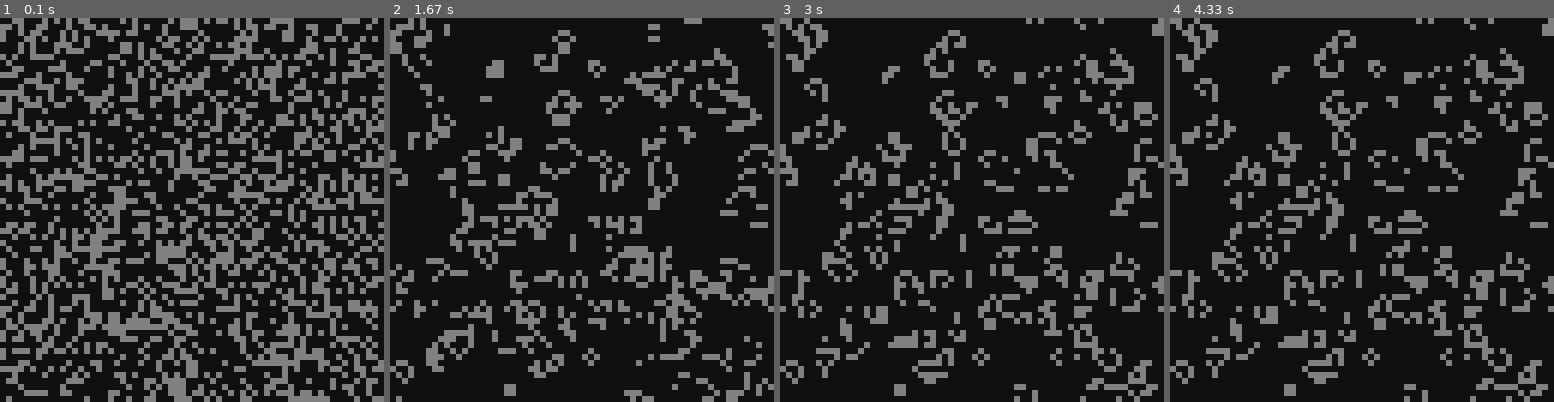
Above: before the commit, frames 1-4 (left to right).
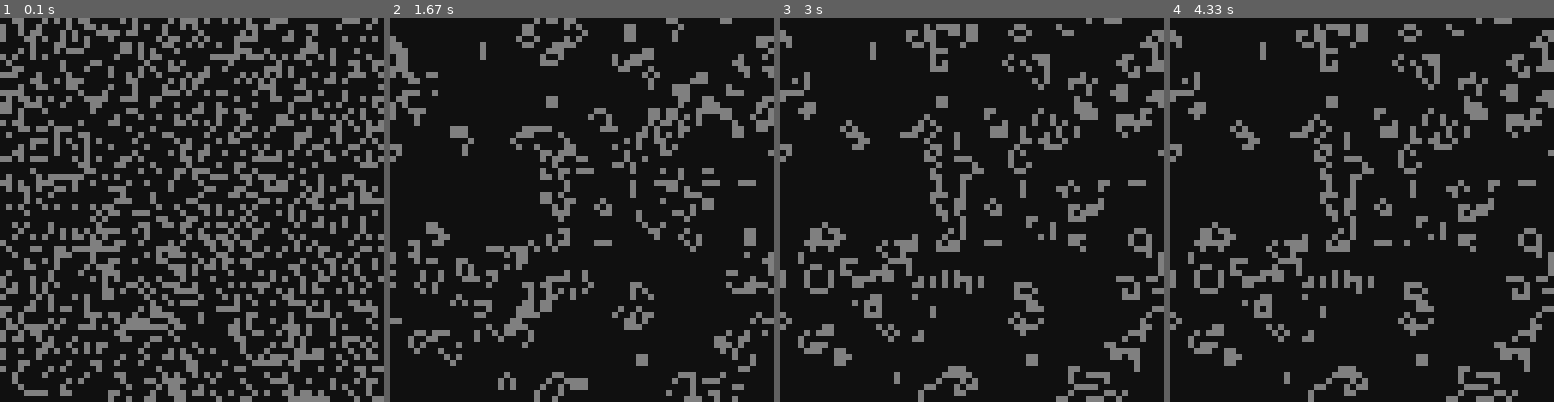
Above: after the commit, the same moments.

Repository: francucelo/pygame-of-life
Game: pygame game, started from pygame_of_life.py
Same seed, same stepped clock (60 frames per second), same inputs: the game is played once before the commit and once after it.
Inputs (mouse positions are in pixels of both pictures, inside the frame that each line leads up to):
- Up to frame 1 (0.1 s): no input
- Up to frame 2 (1.67 s): tap Space at 0.33, 1.37 s; tap C at 0.67 s; tap F at 1 s
- Up to frame 3 (3 s): tap Enter at 1.7, 2.87 s; click (1006, 294) at 2.08 s
- Up to frame 4 (4.33 s): click (1415, 71) at 3.25 s; click (1404, 240) at 4.15 s

The runs differ from the first frame. In frame 1, 6.4% of the frame differs, in the area x 0-100%, y 0-100%; in frame 2, 27%; in frame 3, 26%; in frame 4, 26%.

Commit message:
Update pygame_of_life.py

Diff:
--- a/pygame_of_life.py
+++ b/pygame_of_life.py
@@ -1,11 +1,13 @@
 import pygame
 import numpy as np
 from tkinter import messagebox, simpledialog
+import math
 
 # --- Parameters ---
 COLOR_BG = np.array([16, 16, 16], dtype=np.uint8)
 COLOR_ALIVE = np.array([128, 128, 128], dtype=np.uint8)
 PAUSE_FPS = 0 # 0 = No limitation
+DENSITY = (math.sqrt(5) - 1) / 4 # Half of the Golden Ratio
 
 def show_help() -> None:
     messagebox.showinfo(
@@ -35,7 +37,7 @@
     return (neighbors == 3) | (g & (neighbors == 2))
 
 def random_grid(width : int, height : int) -> np.ndarray:
-    return np.random.random((width, height)) < 0.375
+    return np.random.random((width, height)) < DENSITY
 
 def main() -> None:
     show_help()
